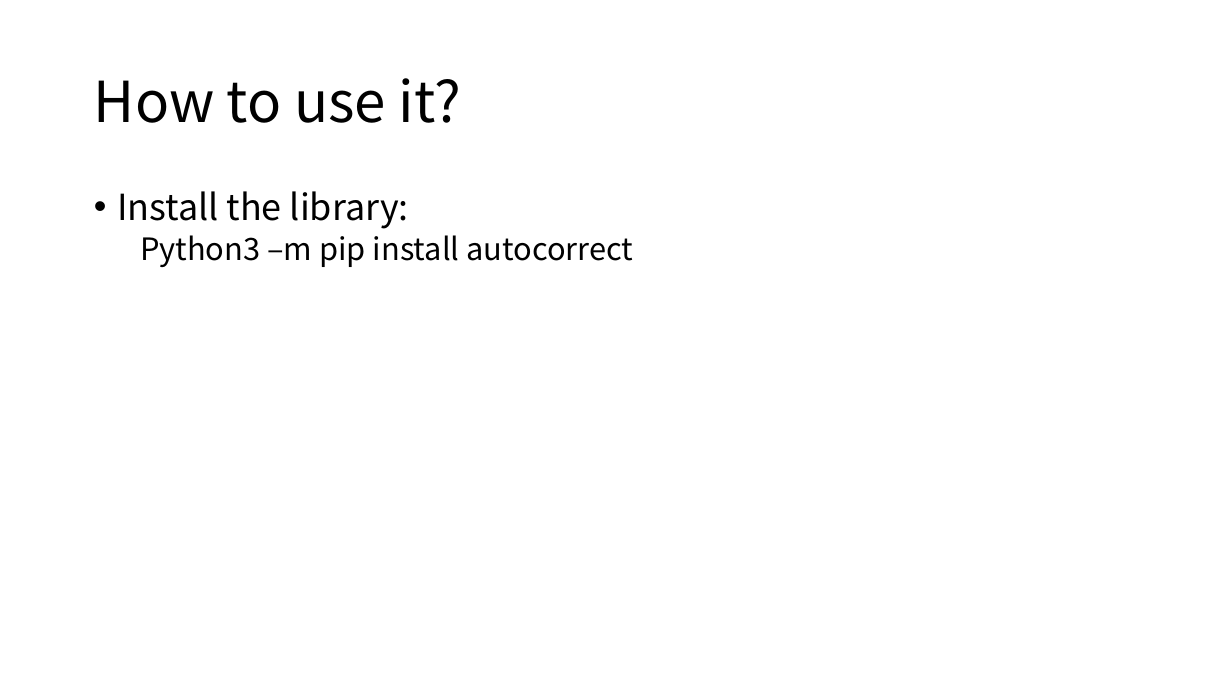
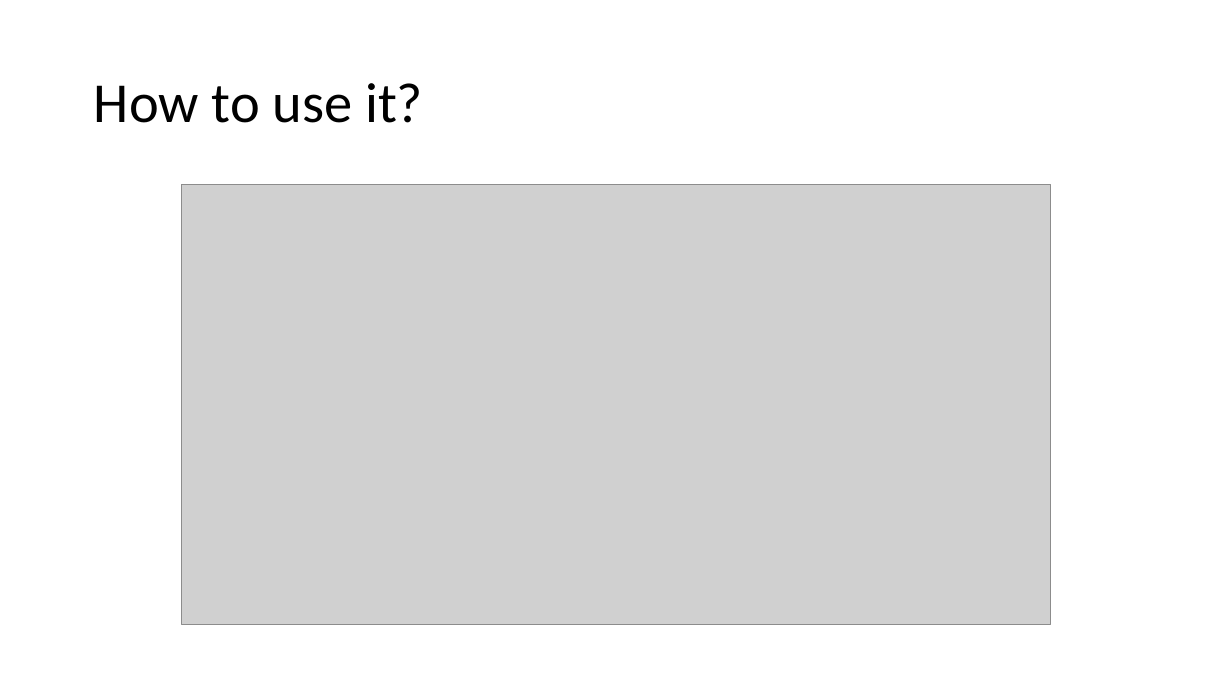
Before and after one commit to Adrian-Yan/MFIN7033, a slide deck: slide 3 of External Function/autocorrect_Speller.pptx. Drawn at 1232x693 pixels with LibreOffice and Linux fonts; fonts in the diff are those of the drawing; grey boxes stand for pictures. Boxes give left, top, right and bottom in pixels: in the first picture for what was removed or moved away, otherwise in the second. Text is boxed around its words. In the diff, an @@ line names an element or a change of style, - is before the commit and + after.

```diff
--- a/External Function/autocorrect_Speller.pptx
+++ b/External Function/autocorrect_Speller.pptx
@@ title "How to use it?" at (94, 83, 423, 123): font Noto Sans CJK SC to Calibri @@
@@ text removed at (117, 191, 633, 267) @@
-• Install the library:
-  Python3 –m pip install autocorrect
@@ picture added at (181, 185, 1051, 625) @@
```
Also in this commit, not shown: 2 other slides changed, 2 slides added, 25 other files.
